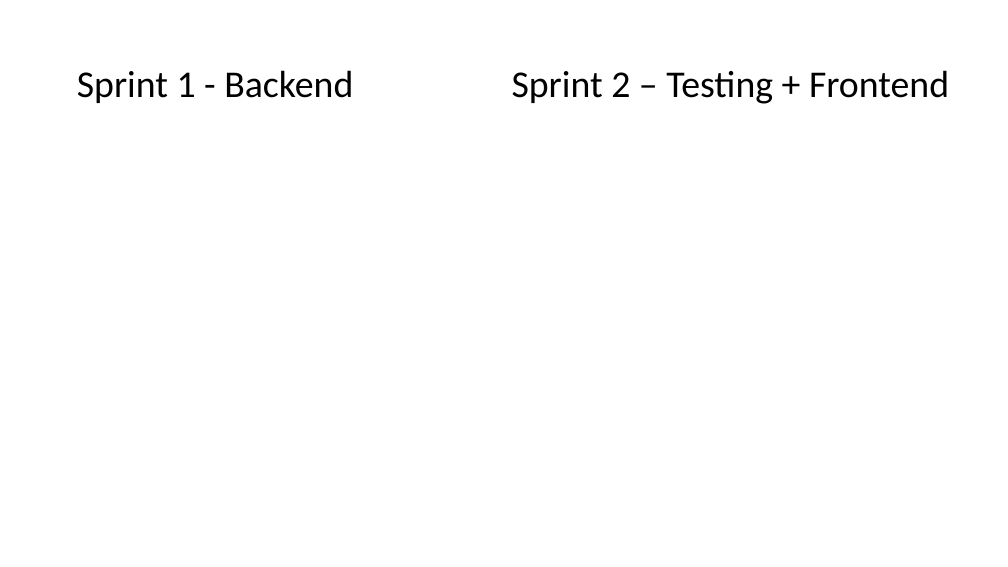
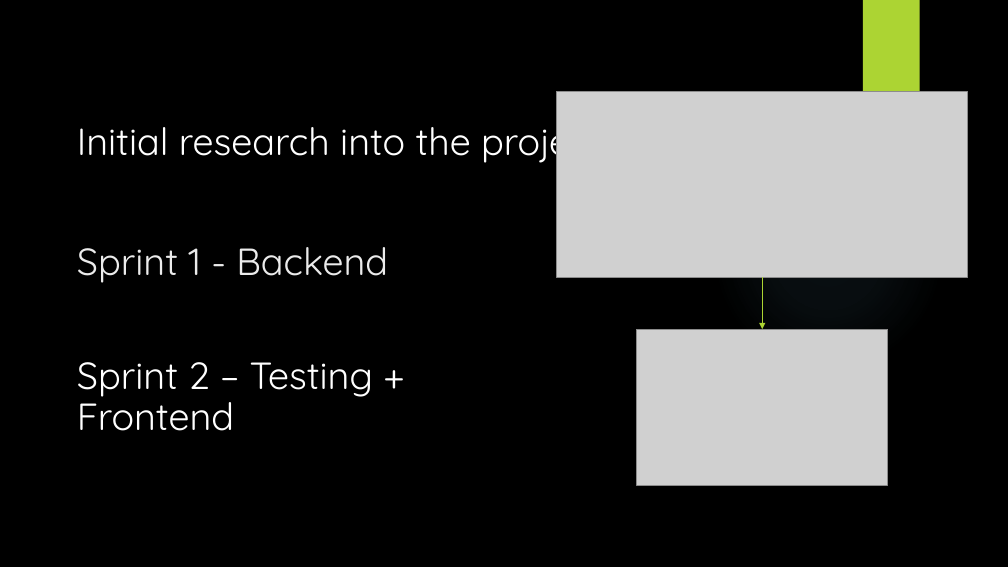
Before and after one commit to TomBraggg/ToDoList, a slide deck: slide 2 of Documentation/TDL presentation.pptx. Drawn at 1008x567 pixels with LibreOffice and Linux fonts; fonts in the diff are those of the drawing; grey boxes stand for pictures; background and template pictures are left out. Boxes give left, top, right and bottom in pixels: in the first picture for what was removed or moved away, otherwise in the second. Text is boxed around its words. In the diff, an @@ line names an element or a change of style, - is before the commit and + after.

```diff
--- a/Documentation/TDL presentation.pptx
+++ b/Documentation/TDL presentation.pptx
@@ background #FFFFFF to picture (left out) @@
@@ rectangle added at box(863, 0, 920, 95), fill #ACD433 @@
@@ text added at box(77, 116, 602, 166), 36 pt, text #FFFFFF @@
+Initial research into the project
@@ picture added at box(557, 91, 968, 278) @@
@@ ellipse added at box(712, 138, 944, 371), fill gradient #7AC4F0 @@
@@ title "Sprint 1 - Backend": place and size @@
-title "Sprint 1 - Backend" at box(77, 70, 353, 103)
+title "Sprint 1 - Backend" at box(77, 247, 388, 283)
@@ title "Sprint 1 - Backend" at box(77, 247, 388, 283): font Calibri to Quicksand, text colour #000000 to #EBEBEB; line spacing 0.9 to 1; vertical alignment middle to top @@
@@ arrow added from (762, 278) to (762, 329), #ACD433 0.75 pt @@
@@ picture added at box(637, 329, 888, 485) @@
@@ text "Sprint 2 – Testing + ...": place and size @@
-text "Sprint 2 – Testing + ..." at box(512, 70, 949, 104)
+text "Sprint 2 – Testing + ..." at box(77, 362, 373, 431)
@@ text "Sprint 2 – Testing + ..." at box(77, 362, 373, 431): font Calibri to Quicksand, text colour #000000 to #FFFFFF @@
```
Also in this commit, not shown: 4 other slides changed, 8 slides added, 4 slides removed, 4 other files.
